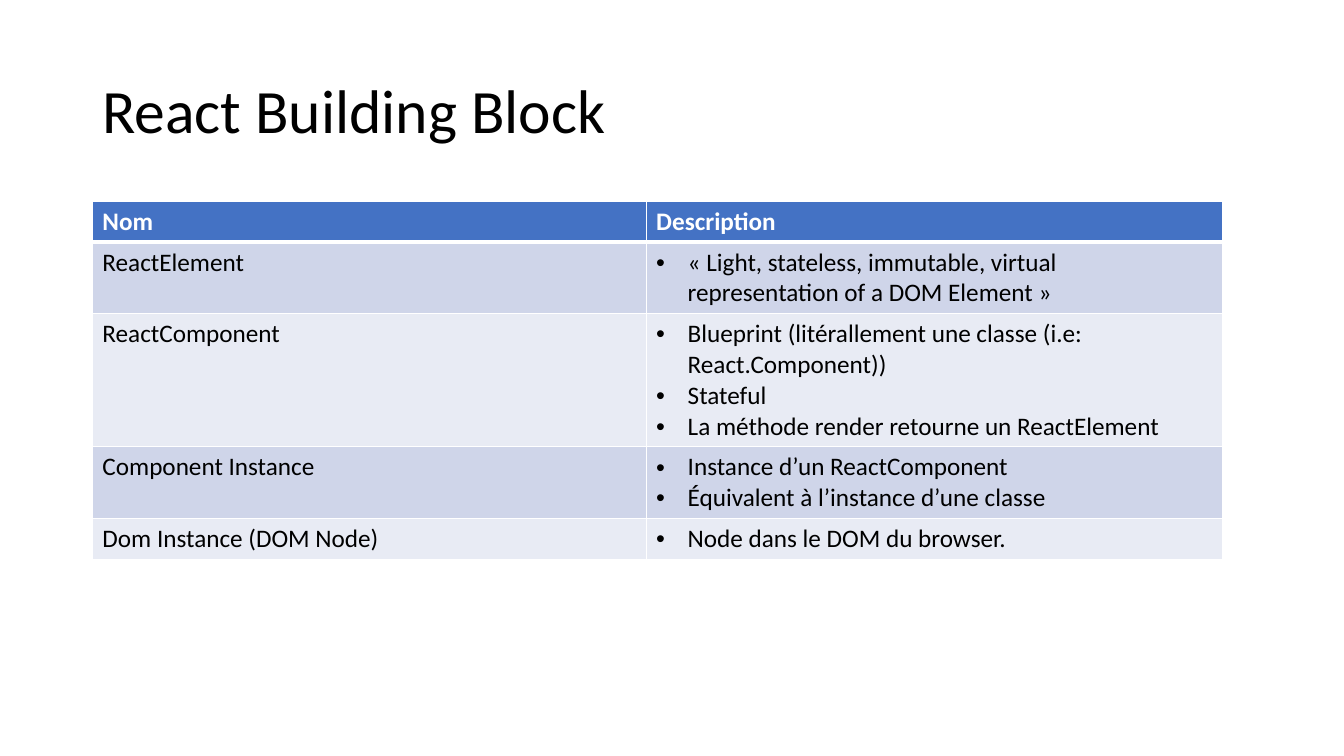
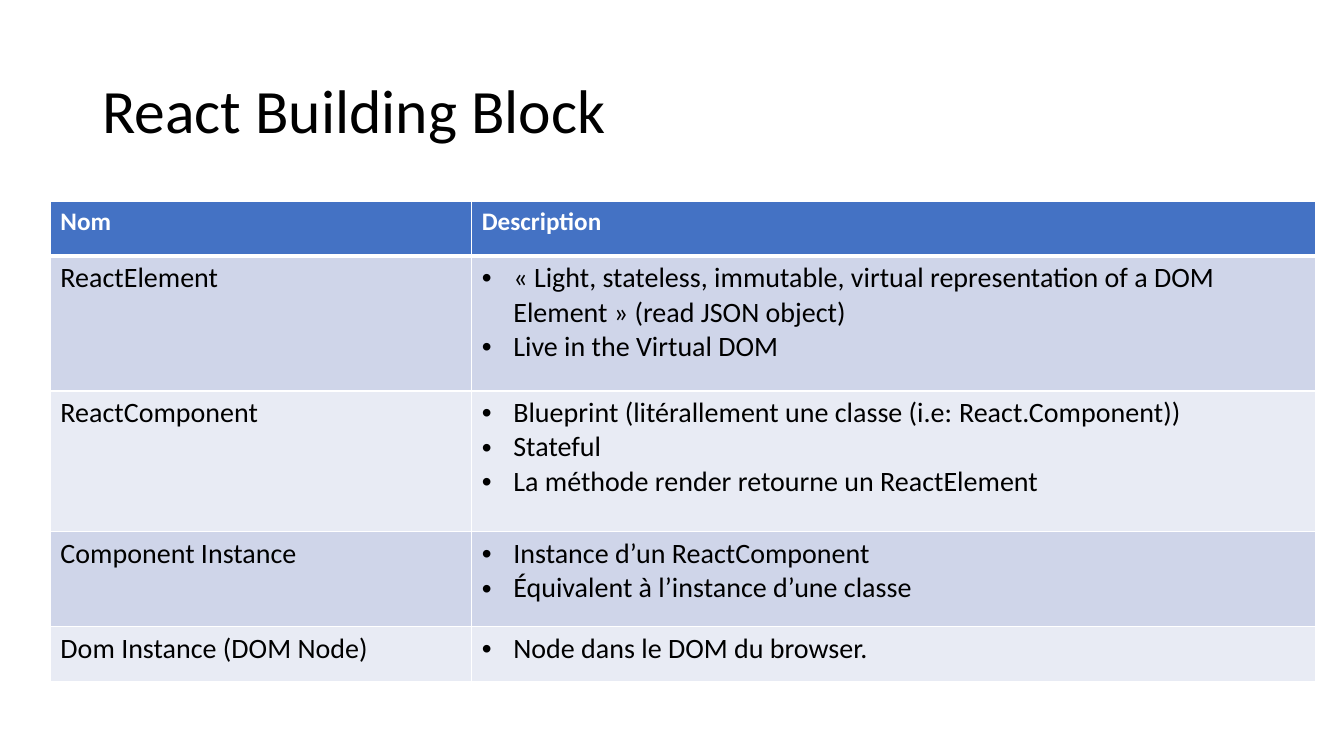
Before and after one commit to samuelgaudreau/formation-front-end-3, a slide deck: slide 15 of part-2/React-Perfo.pptx (slide 9 before the commit). Drawn at 1344x756 pixels with LibreOffice and Linux fonts; fonts in the diff are those of the drawing. Boxes give left, top, right and bottom in pixels: in the first picture for what was removed or moved away, otherwise in the second. Text is boxed around its words. In the diff, an @@ line names an element or a change of style, - is before the commit and + after.

Commit message:
Update du powerpoint React Under the hood

```diff
--- a/part-2/React-Perfo.pptx
+++ b/part-2/React-Perfo.pptx
@@ table at [50,202,1317,682] @@
-row 2, column 2: « Light, stateless, immutable, virtual representation of a DOM Element »
+row 2, column 2: « Light, stateless, immutable, virtual representation of a DOM Element » (read JSON object) / Live in the Virtual DOM
@@ size 18 to 20 pt in "ReactElement", "ReactComponent", "Blueprint (litérallement une classe (i.e: React.Component))", "Stateful" and 6 more places @@
@@ table: place and size @@
-table at [93,202,1223,556]
+table at [50,202,1317,682]
```
Also in this commit, not shown: 13 other slides changed, 4 slides added, 1 slide removed.
